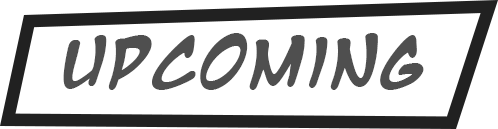
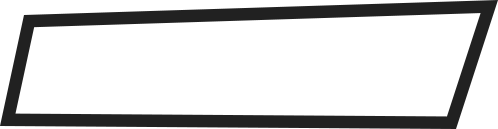
Layers edited between the first and the second 498x129 image:
hid "Upcoming" over [63, 33, 424, 90]
